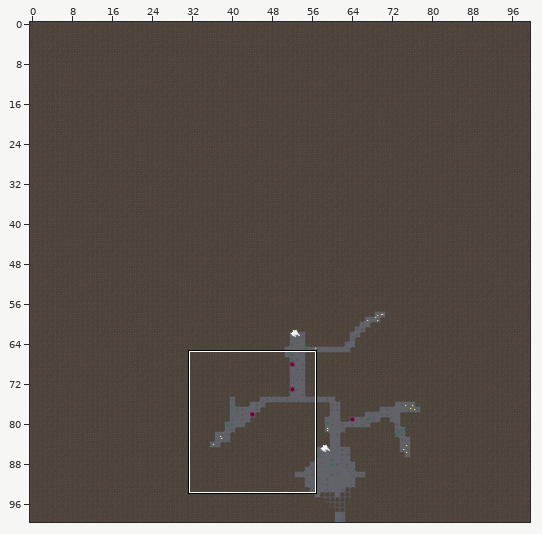
One commit to this Tiled map: assets/tilemaps/DiverLevel1.tmx. The first picture is a wide view before the edit; the outline marks the close-up.
Close-up. Before the commit:
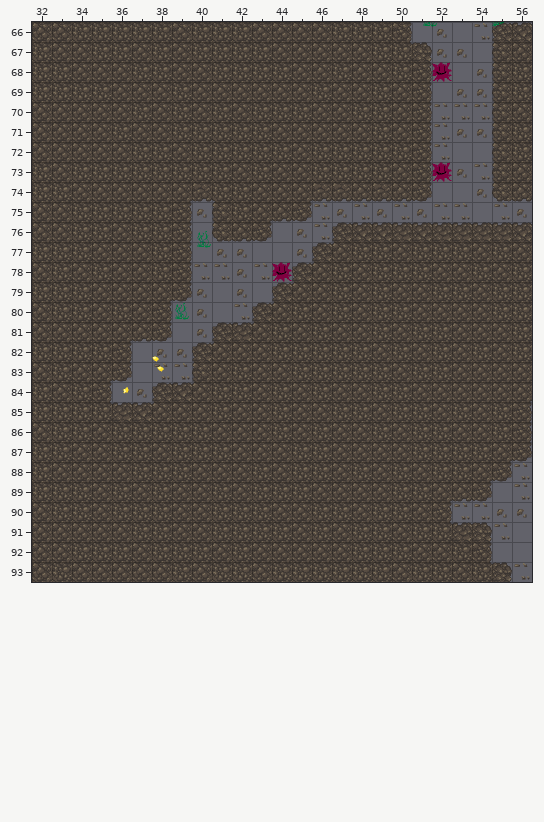
Cells are 32x32 px. Shown: x 32..56, y 66..93. The commit also changed other parts of the map, which this record leaves out.
The result:
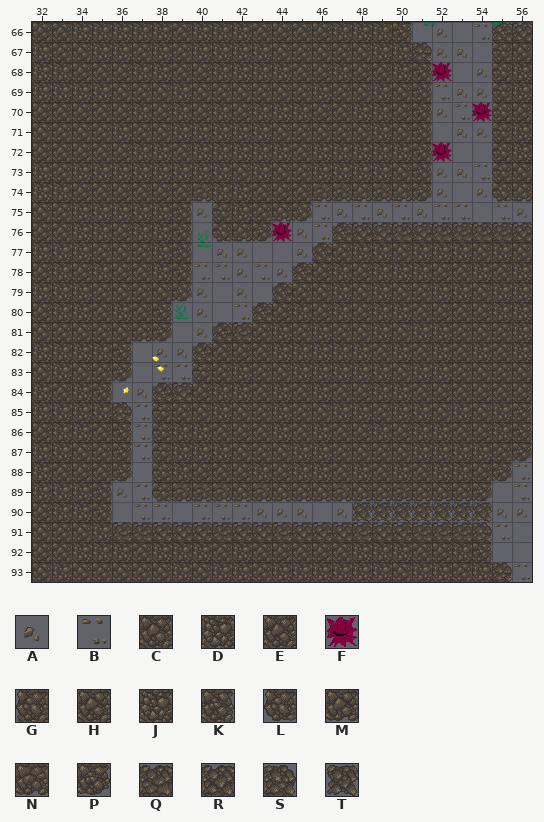
Key: from "RockTile": A 1, B 2, C 3, D 13, E 14, F 25, G 30, H 31, J 32, K 33, L 40, M 41, N 42, P 43, Q 51, R 52, S 53, T 55.
_ is an empty cell.
Difference:
{"where": "layer \"Tiles\""}
{"y":69,"x":52,"old":"_","new":"B"}
{"y":70,"x":52,"old":"B","new":"A"}
{"y":70,"x":54,"old":"B","new":"F"}
{"y":71,"x":52,"old":"B","new":"_"}
{"y":72,"x":52,"old":"B","new":"F"}
{"y":73,"x":52,"old":"F","new":"A"}
{"y":74,"x":52,"old":"_","new":"A"}
{"y":76,"x":44,"old":"_","new":"F"}
{"y":78,"x":44,"old":"F","new":"A"}
{"y":85,"x":36,"old":"QRE","new":"SBG"}
{"y":86,"x":36,"old":"JJJ","new":"KBG"}
{"y":87,"x":36,"old":"JJH","new":"KBG"}
{"y":88,"x":36,"old":"HJJ","new":"P_G"}
{"y":89,"x":35,"old":"HJHJHHJHJJJHHHHJJC","new":"KABLNNNMNMMMNMMNMM"}
{"y":90,"x":35,"old":"HJJJHHJJJHHJJHJJHKBB","new":"K_BB_BBBAAA_ATTTTTTT"}
{"y":91,"x":35,"old":"HHJJHHJJJJHJHJJHJD","new":"DQQRRRQRRQRRRQRRQQ"}
{"label":"changed","picture_box":[432,83,452,198]}
{"label":"changed","picture_box":[472,102,492,122]}
{"label":"added","picture_box":[272,222,292,242]}
{"label":"changed","picture_box":[272,262,292,282]}
{"label":"changed","picture_box":[92,402,492,542]}
